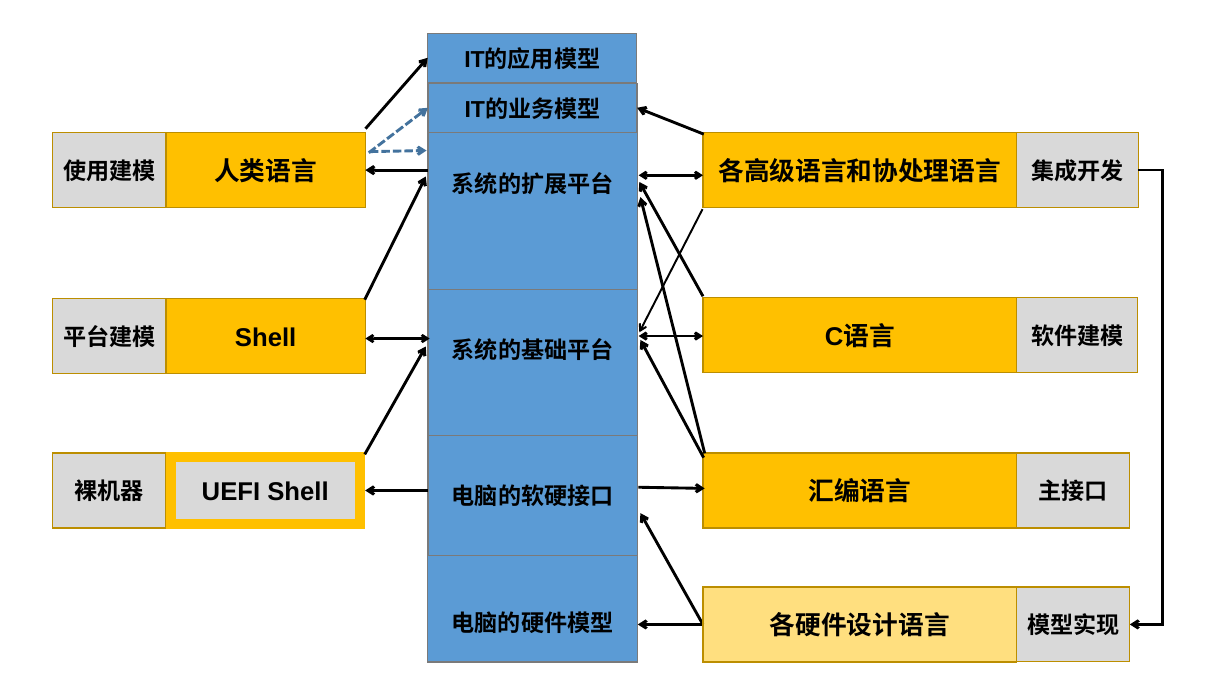
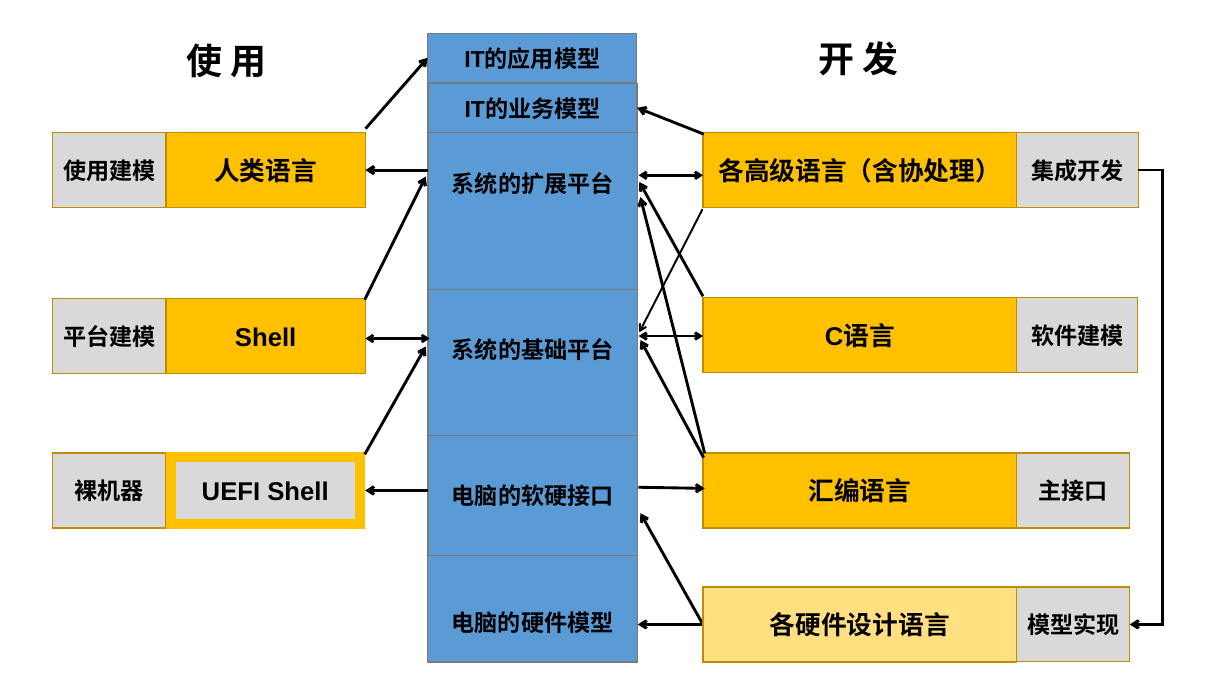
Before and after one commit to GavinKoeng/it-talks, a slide deck: slide 10 of it-talks.pptx (slide 7 before the commit). Drawn at 1232x693 pixels with LibreOffice and Linux fonts; fonts in the diff are those of the drawing. Boxes give left, top, right and bottom in pixels: in the first picture for what was removed or moved away, otherwise in the second. Text is boxed around its words. In the diff, an @@ line names an element or a change of style, - is before the commit and + after.

Commit message:
it-talks.pptx: 更新“我的编程语言”视频组提纲

```diff
--- a/it-talks.pptx
+++ b/it-talks.pptx
@@ text added at <box>187,43,267,78</box>, 28 pt, text #000000, bold @@
+使 用
@@ text added at <box>818,41,898,76</box>, 28 pt, text #000000, bold @@
+开 发
@@ arrow removed from (369, 152) to (428, 108) @@
@@ arrow removed from (370, 152) to (427, 151) @@
@@ text in rectangle at <box>718,158,1001,183</box>: text changed @@
-各高级语言和协处理语言
+各高级语言（含协处理）
```
Also in this commit, not shown: 3 other slides changed, 7 slides added.
